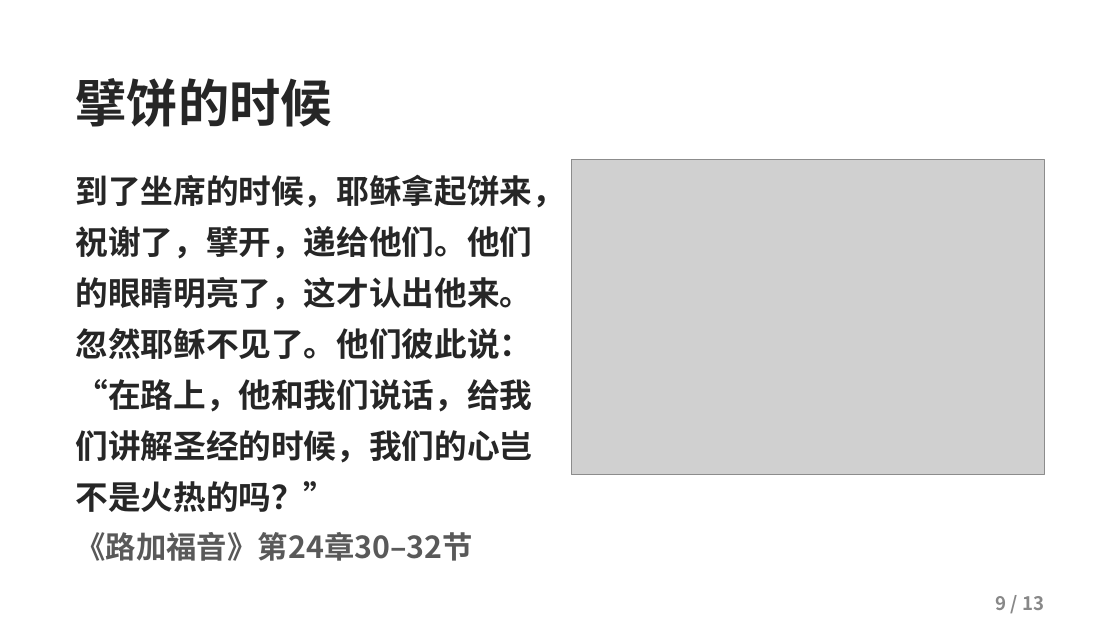
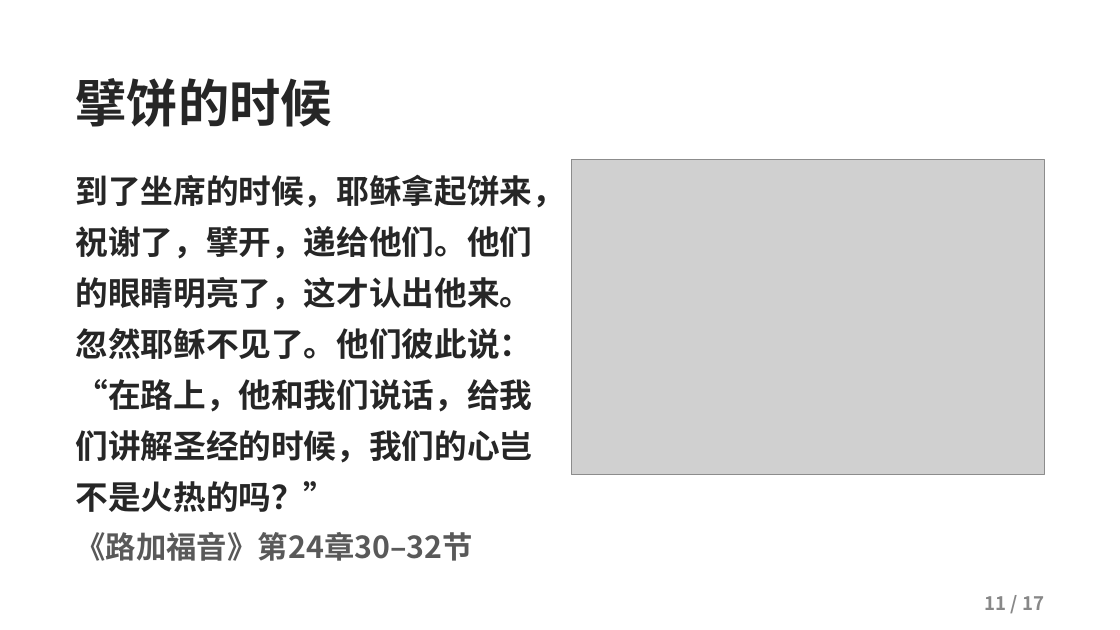
Before and after one commit to kaylechou/propresenter-lyric-tool, a slide deck: slide 11 of docs/从灰心到见证.pptx (slide 9 before the commit). Drawn at 1120x630 pixels with LibreOffice and Linux fonts; fonts in the diff are those of the drawing; grey boxes stand for pictures; background and template pictures are left out. Boxes give left, top, right and bottom in pixels: in the first picture for what was removed or moved away, otherwise in the second. Text is boxed around its words. In the diff, an @@ line names an element or a change of style, - is before the commit and + after.

```diff
--- a/docs/从灰心到见证.pptx
+++ b/docs/从灰心到见证.pptx
@@ text at [985, 596, 1044, 610]: text changed @@
-9 / 13
+11 / 17
```
Also in this commit, not shown: 12 other slides changed, 4 slides added.
